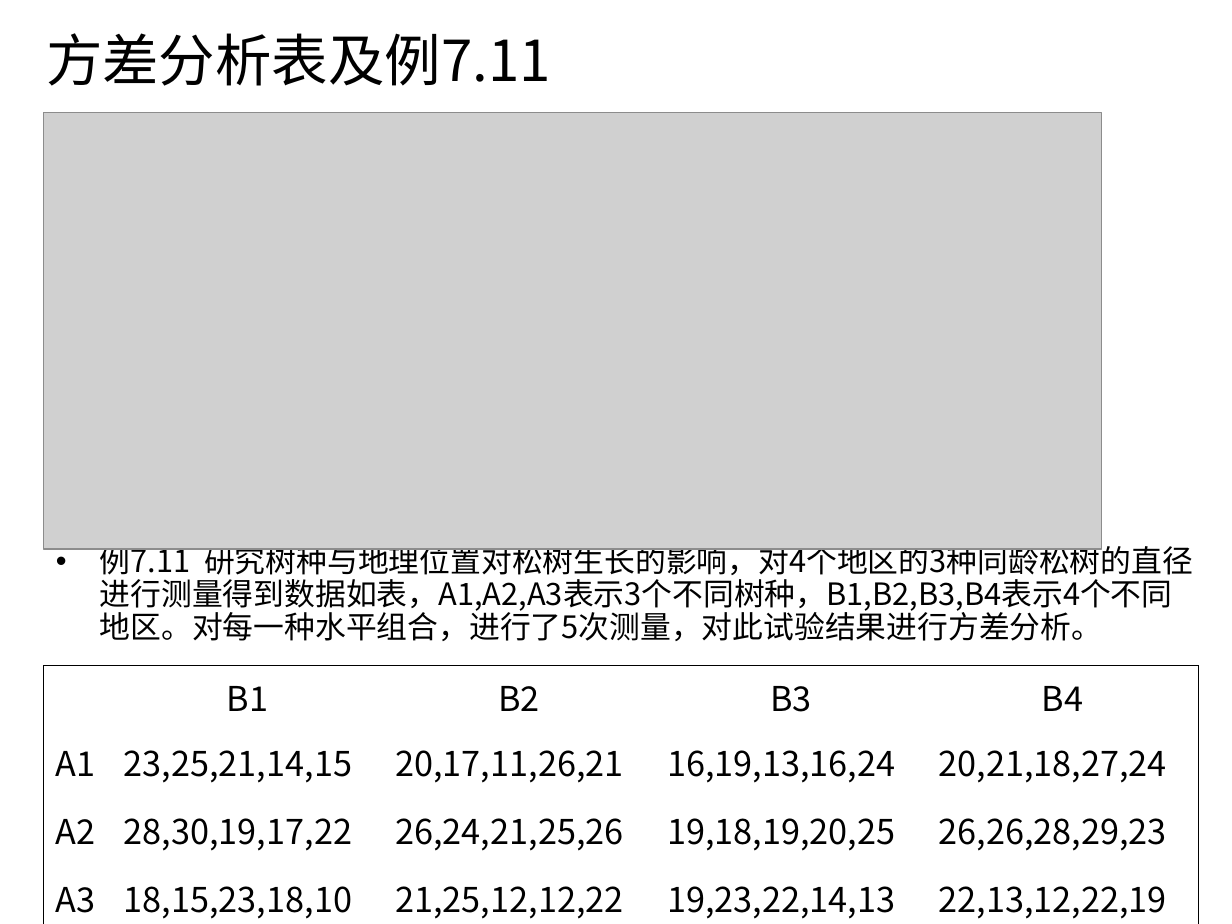
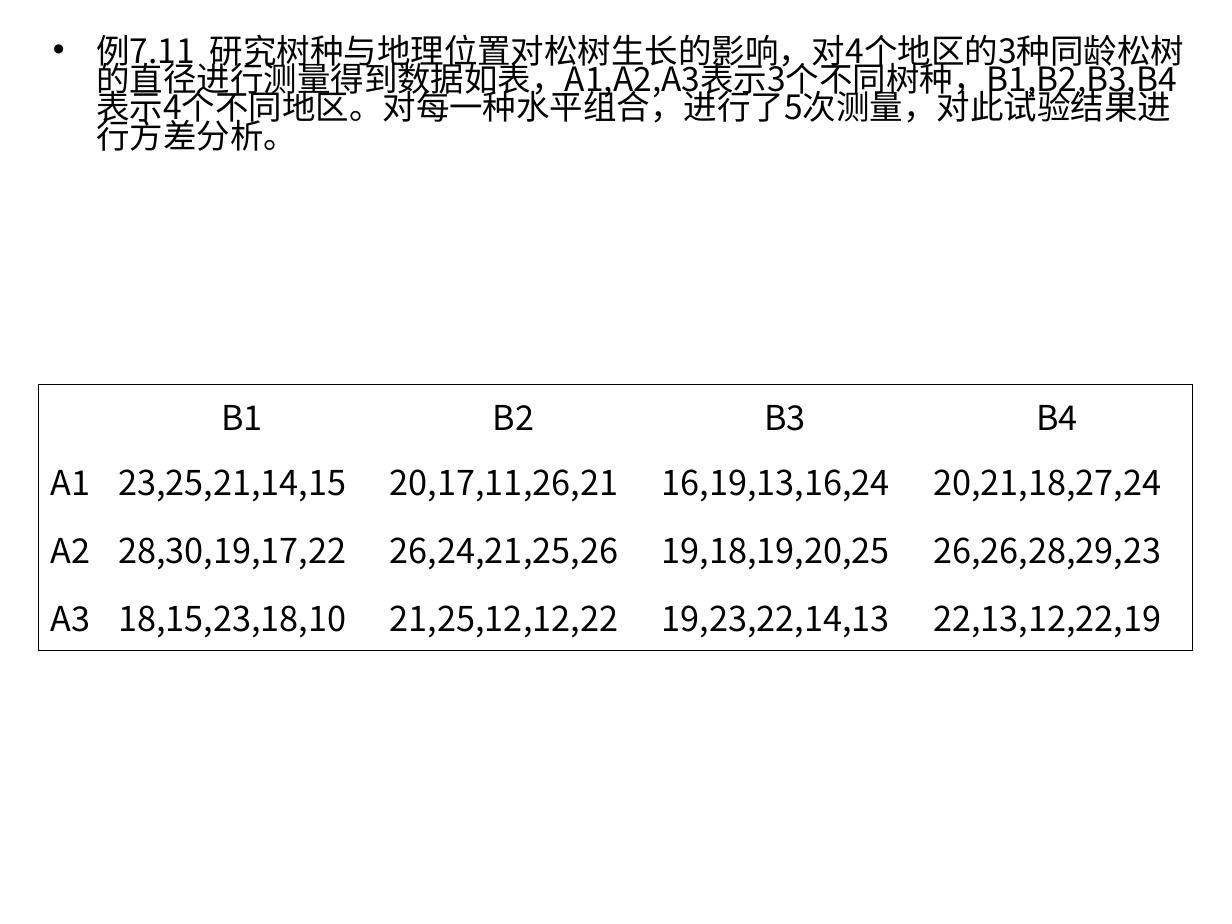
Before and after one commit to shfkuang/shfkuang.github.io, a slide deck: slide 11 of sc2019/scch73.ppt (slide 9 before the commit). Drawn at 1232x924 pixels with LibreOffice and Linux fonts; fonts in the diff are those of the drawing; grey boxes stand for pictures. Boxes give left, top, right and bottom in pixels: in the first picture for what was removed or moved away, otherwise in the second. Text is boxed around its words. In the diff, an @@ line names an element or a change of style, - is before the commit and + after.

```diff
--- a/sc2019/scch73.ppt
+++ b/sc2019/scch73.ppt
@@ text "例7.11 研究树种与地理位置对松树生长的影响，对4个地区的3种同龄松树的直径进行测量得到数据如表，A1,A2,A3表示 ...": place and size @@
-text "例7.11 研究树种与地理位置对松树生长的影响，对4个地区的3种同龄松树的直径进行测量得到数据如表，A1,A2,A3表示 ..." at <box>100,541,1193,641</box>
+text "例7.11 研究树种与地理位置对松树生长的影响，对4个地区的3种同龄松树的直径进行测量得到数据如表，A1,A2,A3表示 ..." at <box>96,34,1184,151</box>
@@ text "例7.11 研究树种与地理位置对松树生长的影响，对4个地区的3种同龄松树的直径进行测量得到数据如表，A1,A2,A3表示 ..." at <box>96,34,1184,151</box>: size 18 to 19.6 pt; line spacing 0.9 to 0.7 @@
@@ title removed at <box>46,33,551,86</box> @@
-方差分析表及例7.11
@@ picture removed at <box>43,112,1101,548</box> @@
@@ table: place and size @@
-table at <box>43,665,1196,923</box>
+table at <box>38,384,1193,642</box>
```
Also in this commit, not shown: 1 other slide changed, 8 slides added, 3 slides removed, 3 other files.
